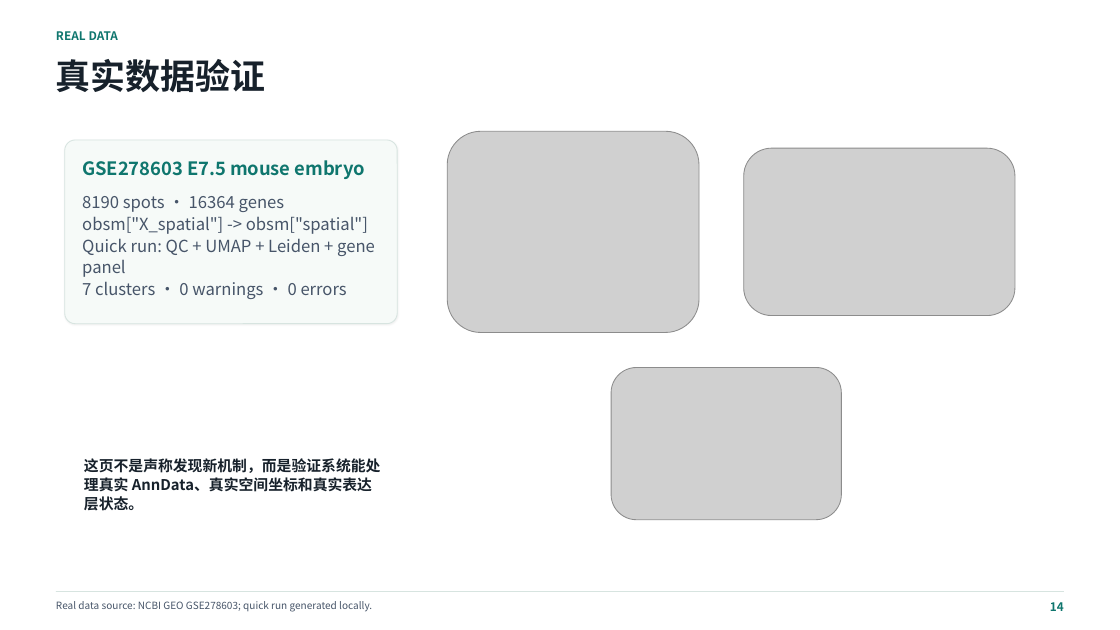
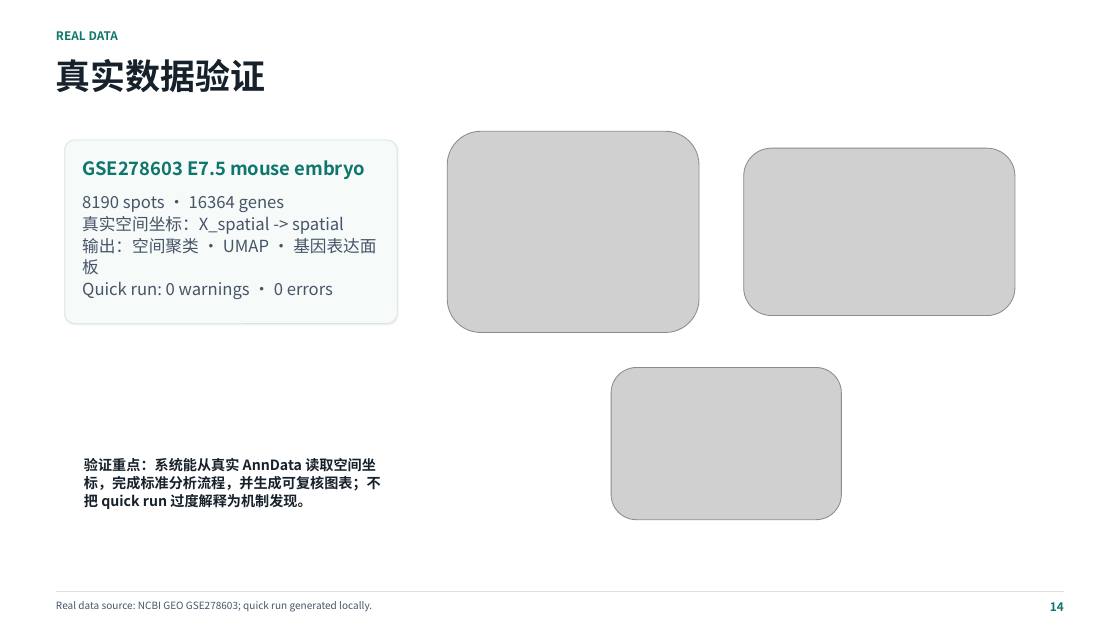
Before and after one commit to seu-yolo/spatialscope-agent, a slide deck: slide 14 of reports/SpatialScope_Agent_Presentation.pptx. Drawn at 1120x630 pixels with LibreOffice and Linux fonts; fonts in the diff are those of the drawing; grey boxes stand for pictures. Boxes give left, top, right and bottom in pixels: in the first picture for what was removed or moved away, otherwise in the second. Text is boxed around its words. In the diff, an @@ line names an element or a change of style, - is before the commit and + after.

Commit message:
Focus real data validation slide

```diff
--- a/reports/SpatialScope_Agent_Presentation.pptx
+++ b/reports/SpatialScope_Agent_Presentation.pptx
@@ text at (82, 216, 376, 299): text changed @@
-obsm["X_spatial"] -> obsm["spatial"]
-Quick run: QC + UMAP + Leiden + gene panel
-7 clusters · 0 warnings · 0 errors
+真实空间坐标：X_spatial -> spatial
+输出：空间聚类 · UMAP · 基因表达面板
+Quick run: 0 warnings · 0 errors
@@ text at (84, 458, 381, 511): text changed; size 12.7 to 12.1 pt @@
-这页不是声称发现新机制，而是验证系统能处理真实 AnnData、真实空间坐标和真实表达层状态。
+验证重点：系统能从真实 AnnData 读取空间坐标，完成标准分析流程，并生成可复核图表；不把 quick run 过度解释为机制发现。
```
Also in this commit, not shown: 2 other slides changed, 1 slide removed.
